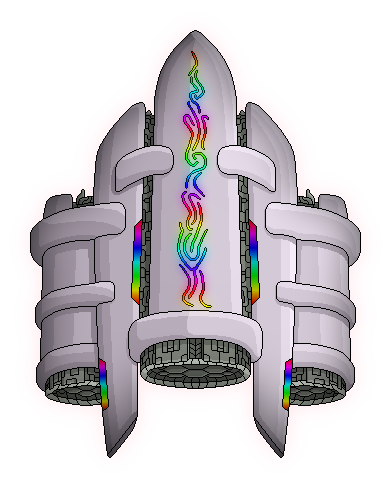
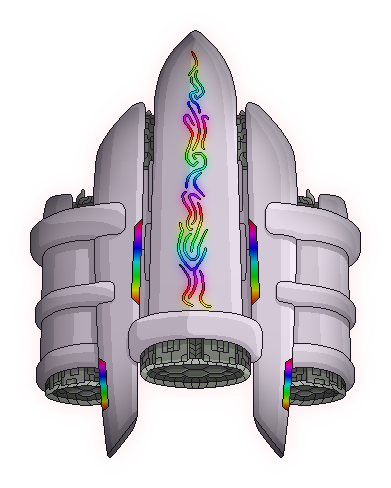
Two versions of the same layered image (391×488). Layer-by-layer changes:
painted on "base" over [30,30,361,458]
